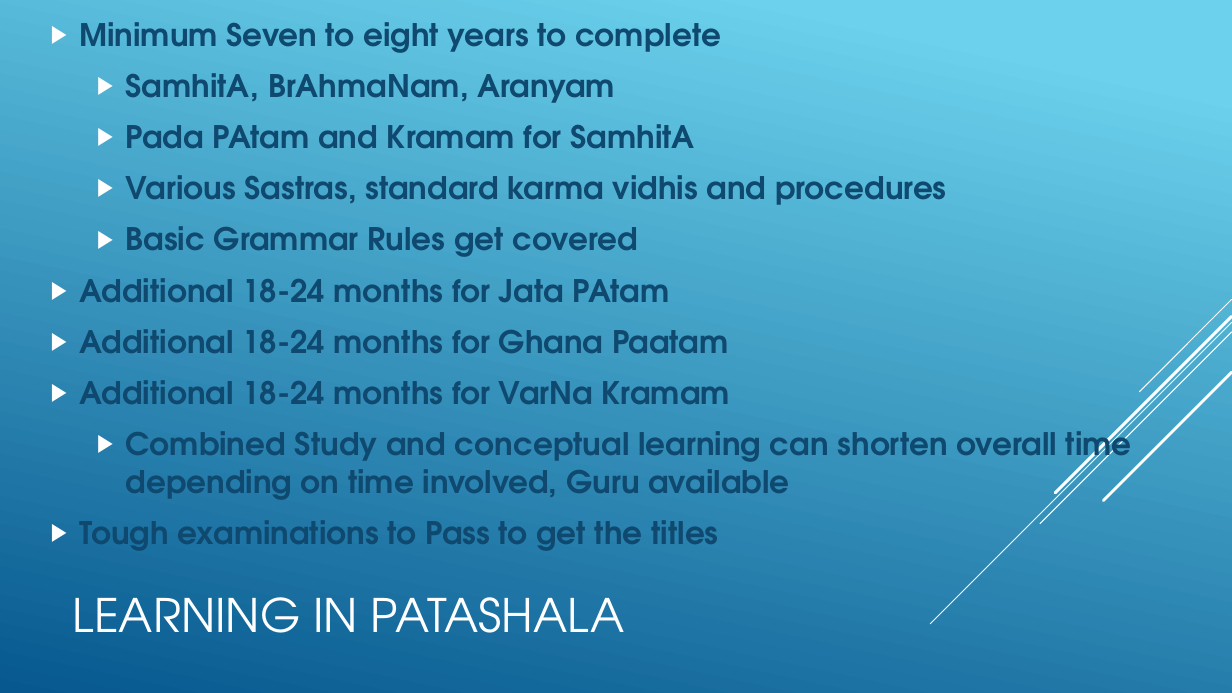
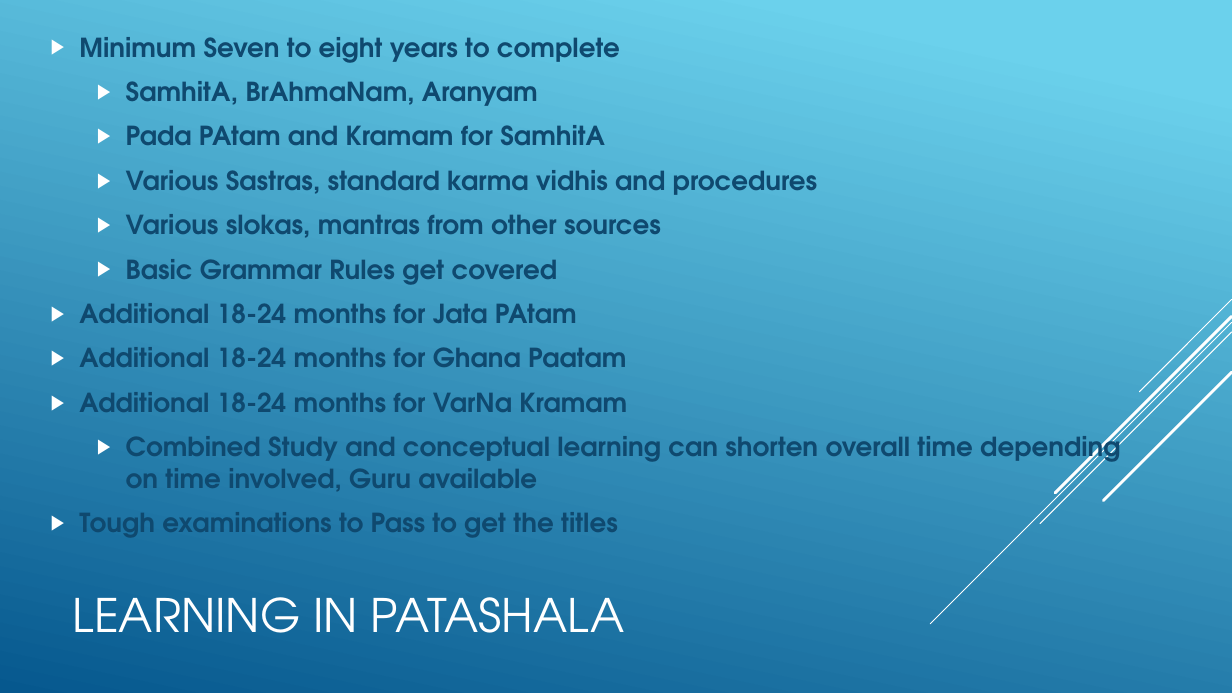
Before and after one commit to KYVeda/texts, a slide deck: slide 40 of Veda Lectures/Veda Basics.pptx (slide 39 before the commit). Drawn at 1232x693 pixels with LibreOffice and Linux fonts; fonts in the diff are those of the drawing. Boxes give left, top, right and bottom in pixels: in the first picture for what was removed or moved away, otherwise in the second. Text is boxed around its words. In the diff, an @@ line names an element or a change of style, - is before the commit and + after.

Commit message:
Chamaka Ghanam diff and GS 06/02/2021

```diff
--- a/Veda Lectures/Veda Basics.pptx
+++ b/Veda Lectures/Veda Basics.pptx
@@ text at (x1=79, y1=37, x2=1120, y2=538): size 24.2 to 20.4 pt @@
@@ text at (x1=126, y1=214, x2=661, y2=238): paragraph added @@
+  ▶ Various slokas, mantras from other sources
```
Also in this commit, not shown: 1 other slide changed, 12 other files.
